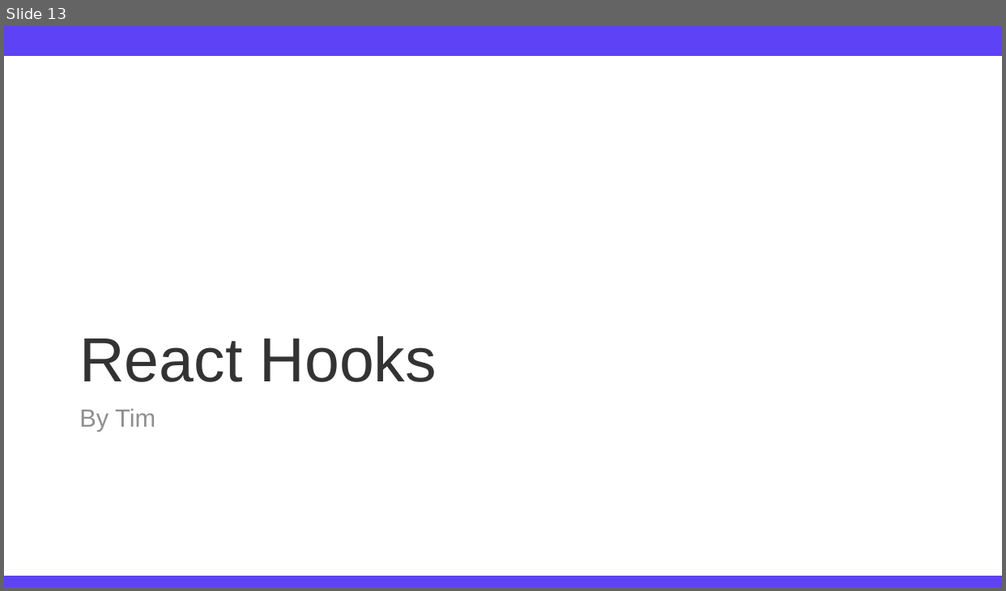
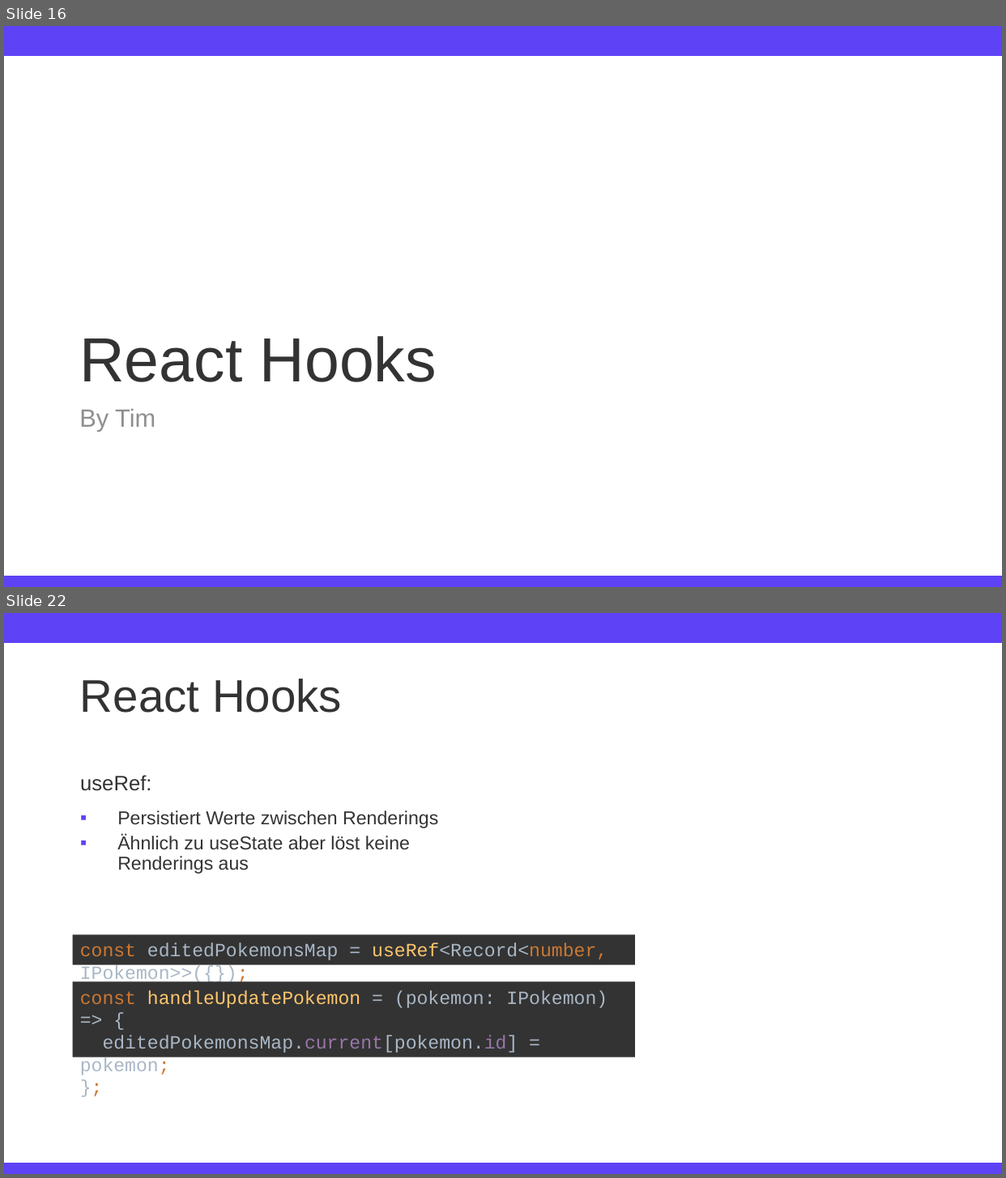
Before and after one commit to TimFehrmannAclue/techlabor_trainings_react_advanced, a slide deck: training_react_advanced.pptx. Shown one above the other, each under a label of ours: slide 13 before the commit, slides 16 and 22 after it; the slides between them are not shown. The pictures are 1006x591 and 1006x1178 pixels, drawn with LibreOffice and Linux fonts; fonts in the diff are those of the drawing; background and template pictures are left out. Boxes give left, top, right and bottom in pixels: in the first picture for what was removed or moved away, otherwise in the second. Text is boxed around its words. In the diff, an @@ line names an element or a change of style, - is before the commit and + after.

Commit message:
started added React Hooks section & todos to presentation

```diff
--- a/training_react_advanced.pptx
+++ b/training_react_advanced.pptx
@@ slide 22 added at [4, 613, 1002, 1174], background #FFFFFF; not listed: 2 template elements that a slide beside it also shows @@
@@ title added at [80, 679, 342, 713], 44 pt, text #333333 @@
+React Hooks
@@ text added at [80, 775, 151, 791], 20 pt, text #333333 @@
+useRef:
@@ text added at [117, 811, 438, 874], 18 pt, text #333333 @@
+▪ Persistiert Werte zwischen Renderings
+▪ Ähnlich zu useState aber löst keine Renderings aus
@@ rectangle added at [73, 935, 635, 965], fill #333333, 18 pt, text #A9B7C6 @@
+const editedPokemonsMap = useRef<Record<number, IPokemon>>({});
@@ rectangle added at [73, 982, 635, 1058], fill #333333, 18 pt, text #A9B7C6 @@
+const handleUpdatePokemon = (pokemon: IPokemon) => {
+editedPokemonsMap.current[pokemon.id] = pokemon;
+};
@@ what was slide 13 is now slide 16 @@
```
Also in this commit, not shown: 3 slides changed, 11 other slides added, 2 slides removed, 2 other files.
